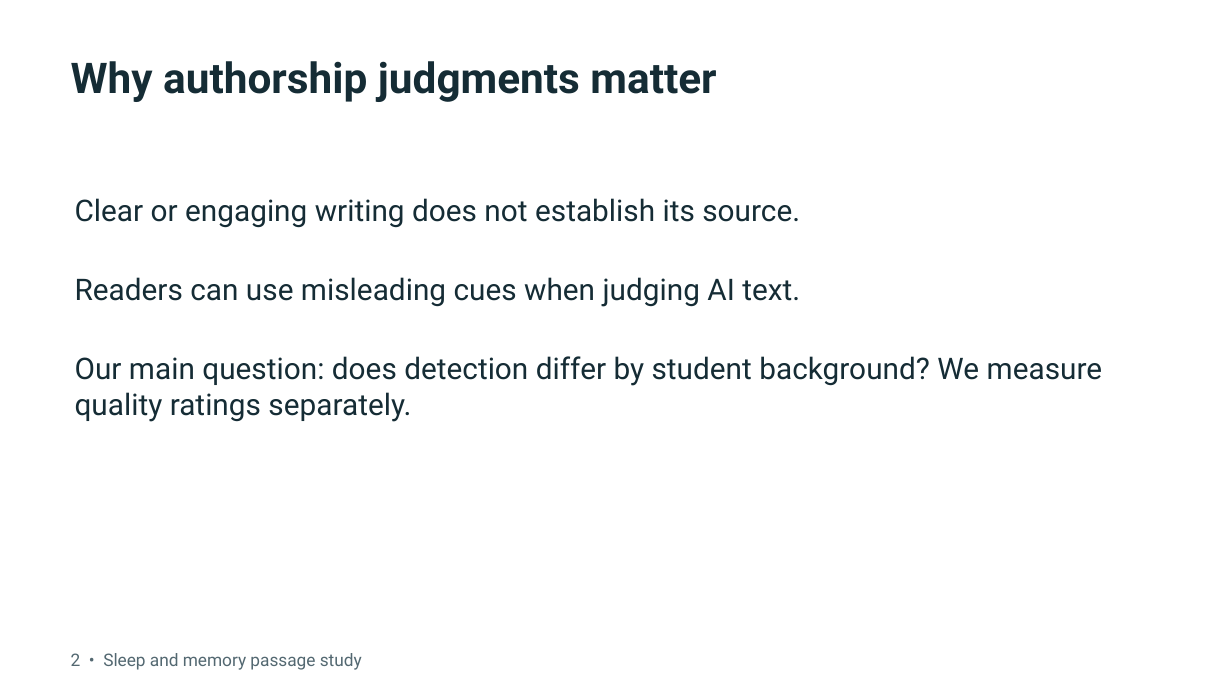
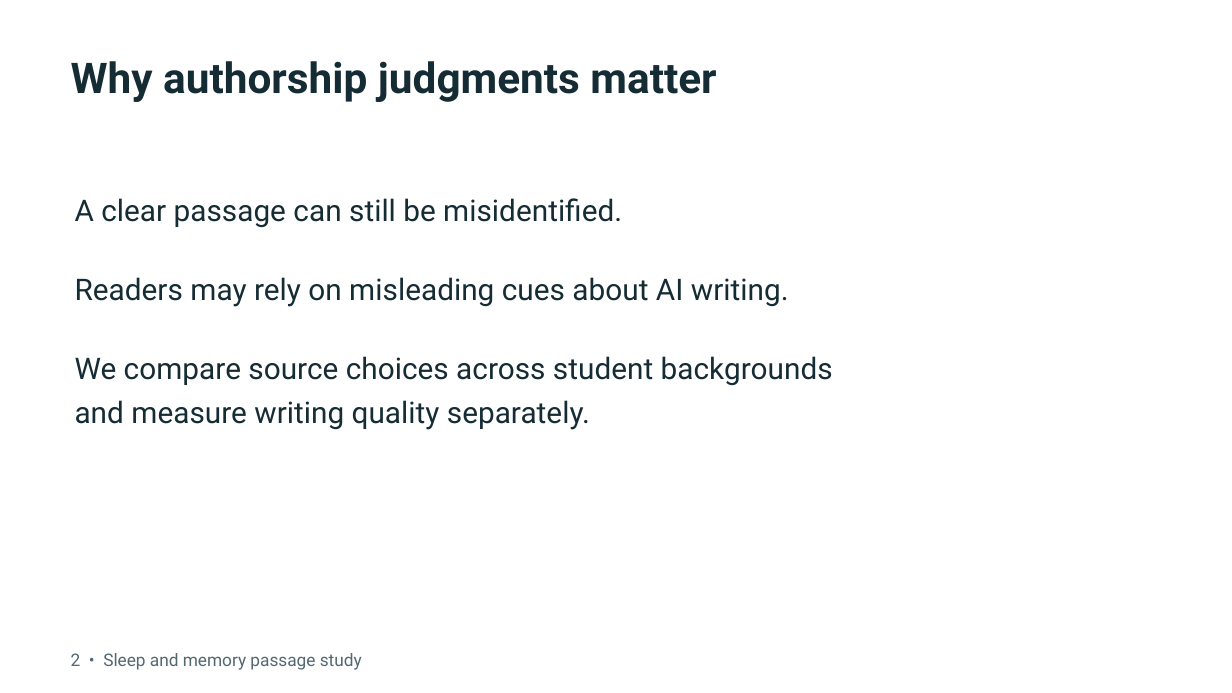
Before and after one commit to debshreechowdhury/sleep-memory-passage-study, a slide deck: slide 2 of presentation/design_detection.pptx. Drawn at 1232x693 pixels with LibreOffice and Linux fonts; fonts in the diff are those of the drawing. Boxes give left, top, right and bottom in pixels: in the first picture for what was removed or moved away, otherwise in the second. Text is boxed around its words. In the diff, an @@ line names an element or a change of style, - is before the commit and + after.

```diff
--- a/presentation/design_detection.pptx
+++ b/presentation/design_detection.pptx
@@ text at bbox=[75, 198, 833, 430]: text changed @@
-Clear or engaging writing does not establish its source.
-Readers can use misleading cues when judging AI text.
-Our main question: does detection differ by student background? We measure quality ratings separately.
+A clear passage can still be misidentified.
+Readers may rely on misleading cues about AI writing.
+We compare source choices across student backgrounds
+and measure writing quality separately.
```
Also in this commit, not shown: 6 other slides changed, 3 other files.
